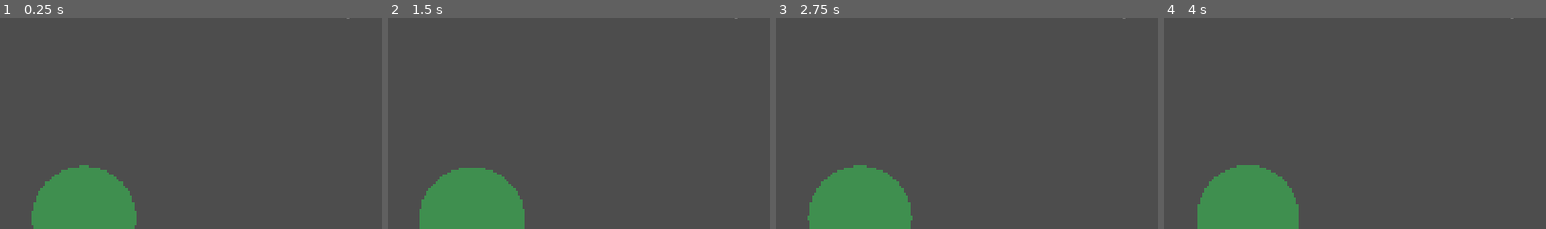
Above: before the commit, frames 1-4 (left to right).
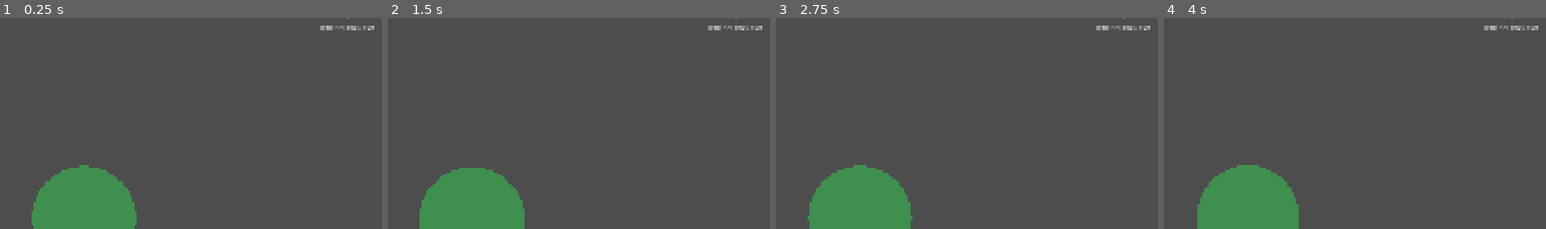
Above: after the commit, the same moments.

Repository: Triggggie/tree-guardian
Game: Godot game, scene res://scenes/main_world.tscn
The game is run twice, just before and just after one commit, with the same random seed, the same clock (stepped at 60 frames per second) and the same inputs.
Inputs:
- Up to frame 1 (0.25 s): no input
- Up to frame 2 (1.5 s): no input
- Up to frame 3 (2.75 s): no input
- Up to frame 4 (4 s): no input
The pictures show only the part of the screen within x 39-89%, y 9-59%; the shares and areas given below are measured in that part.

The runs differ from the first frame. In frame 1, 0.2% of the frame differs, in the area x 83-98%, y 3-6%; in frame 2, 0.2%; in frame 3, 0.2%; in frame 4, 0.2%.

Commit message:
Add tree health and game over combat freeze

Diff:
--- a/scenes/enemies/bark_beetle.tscn
+++ b/scenes/enemies/bark_beetle.tscn
@@ -8,3 +8,6 @@
 [node name="Visual" type="Node2D" parent="." unique_id=296908097]
 
 [node name="CollisionShape2D" type="CollisionShape2D" parent="." unique_id=1226018101]
+
+[node name="AttackTimer" type="Timer" parent="." unique_id=1894351484]
+wait_time = 1.5
--- a/scenes/main_world.tscn
+++ b/scenes/main_world.tscn
@@ -7,6 +7,7 @@
 [ext_resource type="Script" uid="uid://cshm6xwe5aw2w" path="res://scripts/branch_info_label.gd" id="5_jj0au"]
 [ext_resource type="Script" uid="uid://bru5glfcxu62f" path="res://scripts/wave_manager.gd" id="5_wy0bs"]
 [ext_resource type="Script" uid="uid://bm136sm58fk77" path="res://scripts/wave_label.gd" id="6_emumq"]
+[ext_resource type="Script" uid="uid://dgw3st57bcnrx" path="res://scripts/health_label.gd" id="7_5irk3"]
 
 [node name="MainWorld" type="Node2D" unique_id=487831534]
 
@@ -67,6 +68,14 @@
 text = "Wave: 1"
 script = ExtResource("6_emumq")
 
+[node name="HealthLabel" type="Label" parent="UI" unique_id=644200206]
+offset_left = 1550.0
+offset_top = 130.0
+offset_right = 1590.0
+offset_bottom = 153.0
+text = "Tree HP: 100 / 100"
+script = ExtResource("7_5irk3")
+
 [node name="Camera2D" type="Camera2D" parent="." unique_id=827092689]
 enabled = false
 
--- a/scripts/bark_beetle.gd
+++ b/scripts/bark_beetle.gd
@@ -1,29 +1,62 @@
 extends CharacterBody2D
+
 
 const FOREST_ESSENCE_SCENE: PackedScene = preload(
 	"res://scenes/drops/forest_essence.tscn"
 )
 
+
+@export_category("Movement")
 @export var move_speed: float = 120.0
 @export var target_x: float = 960.0
 @export var stopping_distance: float = 130.0
+
+@export_category("Health")
 @export var max_health: float = 30.0
 @export var xp_reward: int = 1
 
+@export_category("Attack")
+@export var attack_damage: float = 20.0
+@export var attack_cooldown: float = 0.5
+
+@onready var attack_timer: Timer = $AttackTimer
+
 var current_health: float
+var target_tree: Node
+var has_reached_tree: bool = false
+var combat_enabled: bool = true
 
 
 func _ready() -> void:
 	add_to_group("enemies")
+
 	current_health = max_health
+	target_tree = get_tree().get_first_node_in_group("tree")
+
+	attack_timer.wait_time = attack_cooldown
+	attack_timer.timeout.connect(_on_attack_timer_timeout)
 
 
 func _physics_process(_delta: float) -> void:
-	var distance_to_target: float = target_x - global_position.x
+	if not combat_enabled:
+		velocity = Vector2.ZERO
+		stop_attacking()
+		return
+	if not is_instance_valid(target_tree):
+		velocity = Vector2.ZERO
+		stop_attacking()
+		return
+
+	var distance_to_target: float = (
+		target_tree.global_position.x - global_position.x
+	)
 
 	if abs(distance_to_target) <= stopping_distance:
 		velocity = Vector2.ZERO
+		start_attacking()
 		return
+
+	stop_attacking()
 
 	var direction: float = sign(distance_to_target)
 	velocity = Vector2(direction * move_speed, 0.0)
@@ -31,7 +64,39 @@
 	move_and_slide()
 
 
-func take_damage(amount: float, damage_source: Node = null) -> void:
+func start_attacking() -> void:
+	if has_reached_tree:
+		return
+
+	has_reached_tree = true
+
+	if attack_timer.is_stopped():
+		attack_timer.start()
+
+
+func stop_attacking() -> void:
+	if not has_reached_tree:
+		return
+
+	has_reached_tree = false
+	attack_timer.stop()
+
+
+func _on_attack_timer_timeout() -> void:
+	if not combat_enabled:
+		return
+	if not is_instance_valid(target_tree):
+		stop_attacking()
+		return
+
+	if target_tree.has_method("take_damage"):
+		target_tree.take_damage(attack_damage)
+
+
+func take_damage(
+	amount: float,
+	damage_source: Node = null
+) -> void:
 	current_health -= amount
 
 	print(
@@ -56,7 +121,9 @@
 
 
 func drop_forest_essence() -> void:
-	var essence: Node2D = FOREST_ESSENCE_SCENE.instantiate() as Node2D
+	var essence: Node2D = (
+		FOREST_ESSENCE_SCENE.instantiate() as Node2D
+	)
 
 	get_parent().add_child(essence)
 	essence.global_position = global_position
@@ -82,3 +149,7 @@
 		Color("3a2118"),
 		5.0
 	)
+func stop_combat() -> void:
+	combat_enabled = false
+	velocity = Vector2.ZERO
+	stop_attacking()
--- /dev/null
+++ b/scripts/health_label.gd
@@ -0,0 +1,42 @@
+extends Label
+
+
+var tree_node: Node
+
+
+func _ready() -> void:
+	tree_node = get_tree().get_first_node_in_group("tree")
+
+	if tree_node == null:
+		text = "Tree HP: ?"
+		return
+
+	tree_node.health_changed.connect(
+		_on_health_changed
+	)
+
+	tree_node.died.connect(
+		_on_tree_died
+	)
+
+	_on_health_changed(
+		tree_node.current_health,
+		tree_node.max_health
+	)
+
+
+func _on_health_changed(
+	current_health: float,
+	maximum_health: float
+) -> void:
+	text = (
+		"Tree HP: %.0f / %.0f"
+		% [
+			current_health,
+			maximum_health
+		]
+	)
+
+
+func _on_tree_died() -> void:
+	text += "\nTREE DEAD"
--- a/scripts/strength_branch.gd
+++ b/scripts/strength_branch.gd
@@ -38,7 +38,7 @@
 var current_xp: int = 0
 var resting_rotation: float
 var current_target: Node2D
-
+var combat_enabled: bool = true
 
 func _ready() -> void:
 	add_to_group("strength_branch")
@@ -135,6 +135,9 @@
 		thorn_points_up = not thorn_points_up
 		distance_from_trunk += thorn_spacing
 func _on_cooldown_timer_timeout() -> void:
+	if not combat_enabled:
+		return
+
 	current_target = find_nearest_enemy()
 
 	if current_target == null:
@@ -175,6 +178,19 @@
 			nearest_enemy = enemy
 
 	return nearest_enemy
+
+func stop_combat() -> void:
+	combat_enabled = false
+	current_target = null
+	cooldown_timer.stop()
+
+	var active_tween: Tween = create_tween()
+	active_tween.tween_property(
+		self,
+		"rotation",
+		resting_rotation,
+		0.1
+	)
 
 func perform_attack_animation() -> void:
 	if not is_instance_valid(current_target):
@@ -205,6 +221,9 @@
 
 	tween.tween_callback(
 		func() -> void:
+			if not combat_enabled:
+				return
+
 			if (
 				is_instance_valid(target_at_attack)
 				and target_at_attack.has_method("take_damage")
--- a/scripts/tree.gd
+++ b/scripts/tree.gd
@@ -2,9 +2,17 @@
 
 signal forest_essence_changed(new_amount: int)
 signal age_changed(new_age: int)
+signal health_changed(
+	current_health: float,
+	maximum_health: float
+)
 
+signal died
 var forest_essence: int = 0
 var age: int = 1
+
+@export_category("Health")
+@export var max_health: float = 100.0
 
 @export_range(0.0, 0.1, 0.001)
 var idle_scale_amount: float = 0.015
@@ -13,9 +21,14 @@
 var idle_speed: float = 1.2
 
 var idle_time: float = 0.0
+var current_health: float
+var is_dead: bool = false
 
 func _ready() -> void:
 	add_to_group("tree")
+
+	current_health = max_health
+	health_changed.emit(current_health, max_health)
 
 func add_forest_essence(amount: int) -> void:
 	forest_essence += amount
@@ -53,3 +66,42 @@
 	age_changed.emit(age)
 
 	print("Strom dosáhl věku ", age)
+
+func take_damage(amount: float) -> void:
+	if is_dead:
+		return
+
+	if amount <= 0.0:
+		return
+
+	current_health = max(
+		current_health - amount,
+		0.0
+	)
+
+	health_changed.emit(
+		current_health,
+		max_health
+	)
+
+	print(
+		"Strom dostal ",
+		amount,
+		" poškození | HP: ",
+		current_health,
+		"/",
+		max_health
+	)
+
+	if current_health <= 0.0:
+		die()
+
+
+func die() -> void:
+	if is_dead:
+		return
+
+	is_dead = true
+	died.emit()
+
+	print("Strom zemřel")
--- a/scripts/wave_manager.gd
+++ b/scripts/wave_manager.gd
@@ -16,7 +16,6 @@
 @export var base_enemies_per_side: int = 2
 @export var waves_per_enemy_increase: int = 3
 @export var maximum_enemies_per_side: int = 10
-
 @export var time_between_spawns: float = 0.35
 @export var time_between_waves: float = 2.0
 @export var spawn_spacing: float = 90.0
@@ -32,15 +31,26 @@
 @onready var tree_node: Node = get_tree().get_first_node_in_group("tree")
 
 var current_wave: int = 0
+var game_over: bool = false
 
 
 func _ready() -> void:
 	add_to_group("wave_manager")
+
+	if (
+		is_instance_valid(tree_node)
+		and tree_node.has_signal("died")
+	):
+		tree_node.died.connect(_on_tree_died)
+
 	run_wave_loop()
 
 
 func run_wave_loop() -> void:
 	while true:
+		if game_over:
+			return
+
 		current_wave += 1
 
 		var enemy_count: int = get_current_enemies_per_side()
@@ -60,13 +70,23 @@
 		)
 
 		await spawn_wave(enemy_count)
+
+		if game_over:
+			return
+
 		await wait_until_all_enemies_are_dead()
+
+		if game_over:
+			return
 
 		complete_wave()
 
 		await get_tree().create_timer(
 			time_between_waves
 		).timeout
+
+		if game_over:
+			return
 
 
 func get_current_enemies_per_side() -> int:
@@ -101,6 +121,9 @@
 	var enemy_health: float = get_current_enemy_health()
 
 	for index in range(enemy_count):
+		if game_over:
+			return
+
 		var offset: float = index * spawn_spacing
 
 		var left_position: Vector2 = (
@@ -126,6 +149,9 @@
 	spawn_position: Vector2,
 	enemy_health: float
 ) -> void:
+	if game_over:
+		return
+
 	var enemy: Node2D = (
 		BARK_BEETLE_SCENE.instantiate() as Node2D
 	)
@@ -138,10 +164,16 @@
 
 func wait_until_all_enemies_are_dead() -> void:
 	while not get_tree().get_nodes_in_group("enemies").is_empty():
+		if game_over:
+			return
+
 		await get_tree().process_frame
 
 
 func complete_wave() -> void:
+	if game_over:
+		return
+
 	print("Vlna ", current_wave, " dokončena")
 
 	if (
@@ -149,3 +181,22 @@
 		and tree_node.has_method("add_age")
 	):
 		tree_node.add_age(1)
+
+
+func _on_tree_died() -> void:
+	if game_over:
+		return
+
+	game_over = true
+
+	get_tree().call_group(
+		"strength_branch",
+		"stop_combat"
+	)
+
+	get_tree().call_group(
+		"enemies",
+		"stop_combat"
+	)
+
+	print("WaveManager zastaven – strom zemřel")
Not shown, added: scripts/health_label.gd.uid
